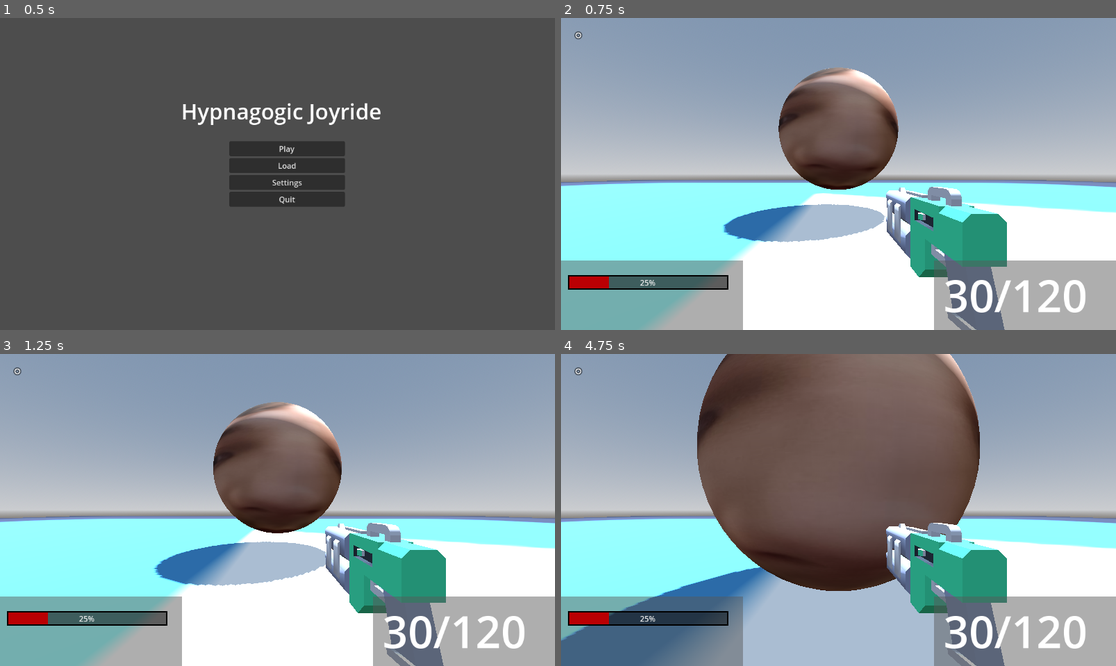
Above: before the commit, frames 1-4 (two rows, left to right).
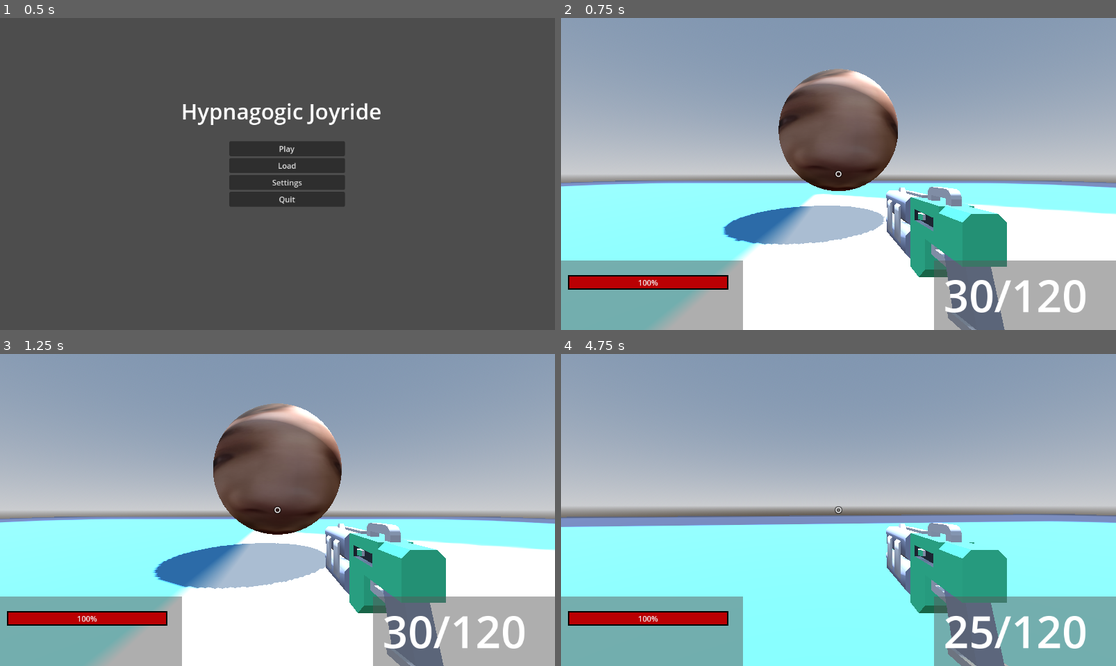
Above: after the commit, the same moments.

Repository: felipepreuss/projeto-ezequiel
Game: Godot game, scene res://Scenes/menu.tscn
The game is run twice, just before and just after one commit, with the same random seed, the same clock (stepped at 60 frames per second) and the same inputs. The engine's default icon, where the game draws it, is replaced by a stand-in: a white triangle on a blue panel in a dark square.
Inputs (mouse positions are in pixels of both pictures, inside the frame that each line leads up to):
- Up to frame 1 (0.5 s): no input
- Up to frame 2 (0.75 s): click "Play" at 0.5 s
- Up to frame 3 (1.25 s): no input
- Up to frame 4 (4.75 s): move the mouse to (866, 510) at 1.27 s; hold W (Forward) from 1.28 s (still down); click (866, 510) at 1.35 s; tap Space (Jump) at 1.52, 2.27, 3.77, 4.52 s; move the mouse to (810, 510) at 2.02 s; click (810, 510) at 2.1 s; move the mouse to (849, 503) at 2.77 s; click (849, 503) at 2.85 s; move the mouse to (832, 516) at 3.52 s; click (832, 516) at 3.6 s; move the mouse to (877, 513) at 4.27 s; click (877, 513) at 4.35 s

Frame 1 is identical in both runs. In frame 2, 2.5% of the frame differs, in the area x 0-100%, y 4-100%; in frame 3, 2.5%; in frame 4, 58%, in the area x 0-100%, y 0-100%.
Error before the commit: Invalid assignment of property or key 'value' with value of type 'int' on a base object of type 'null instance'. (res://Script/p_.gd:21)

Commit message:
Add files via upload

Diff:
--- a/Script/globals.gd
+++ b/Script/globals.gd
@@ -4,3 +4,9 @@
 var current_ammo = 30
 var ammo = 120
 var max_ammo = 360
+
+func Globals_reset():
+	have_ammo = true
+	current_ammo = 30
+	ammo = 120
+	max_ammo = 360
--- a/Script/p_.gd
+++ b/Script/p_.gd
@@ -1,15 +1,15 @@
 extends CharacterBody3D
 @onready var crosshair = $UI/Crosshair
-@onready var Head = $headd
-@onready var Camera = $headd/Camera3D
-@onready var vida = $headd/HUD/Color/Vbox/Vida
-@onready var weapon = $headd/weapon
+@onready var Head = $head
+@onready var Camera = $head/Camera3D
+@onready var vida = $head/HUD/Color/Vbox/Vida
+@onready var weapon = $head/weapon
 const SPEED = 5.0
 const JUMP_VELOCITY = 4.5
 
 # Weapon related vars
 var bala = preload("res://Scenes/bala.tscn")
-@onready var pos = $headd/weapon/bullet_pos
+@onready var pos = $head/Camera3D/bullet_pos
 
 const SENSITIVITY = 0.003
 
@@ -27,7 +27,8 @@
 	if event is InputEventMouseMotion:
 		Head.rotate_y(-event.relative.x * SENSITIVITY)
 		Camera.rotate_x(-event.relative.y * SENSITIVITY)
-		Camera.rotation.x = clamp(Camera.rotation.x, -deg_to_rad(70), deg_to_rad(70))
+		Camera.rotation.x = clamp(Camera.rotation.x, deg_to_rad(-30), deg_to_rad(60))
+
 
 func _physics_process(delta: float) -> void:
 	if Input.is_action_pressed("Left"):
